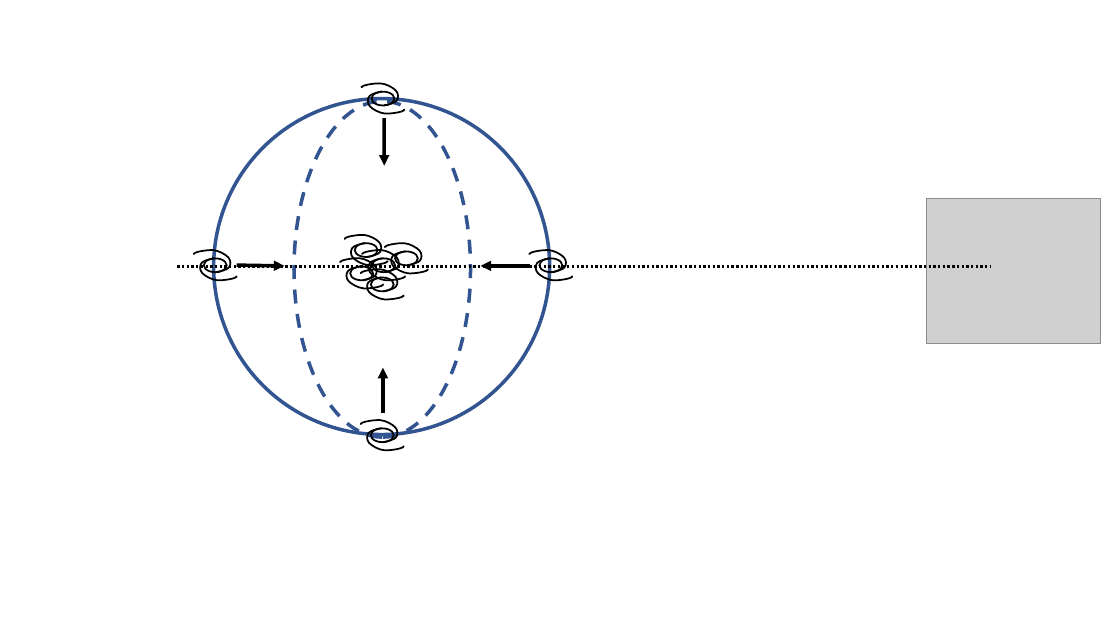
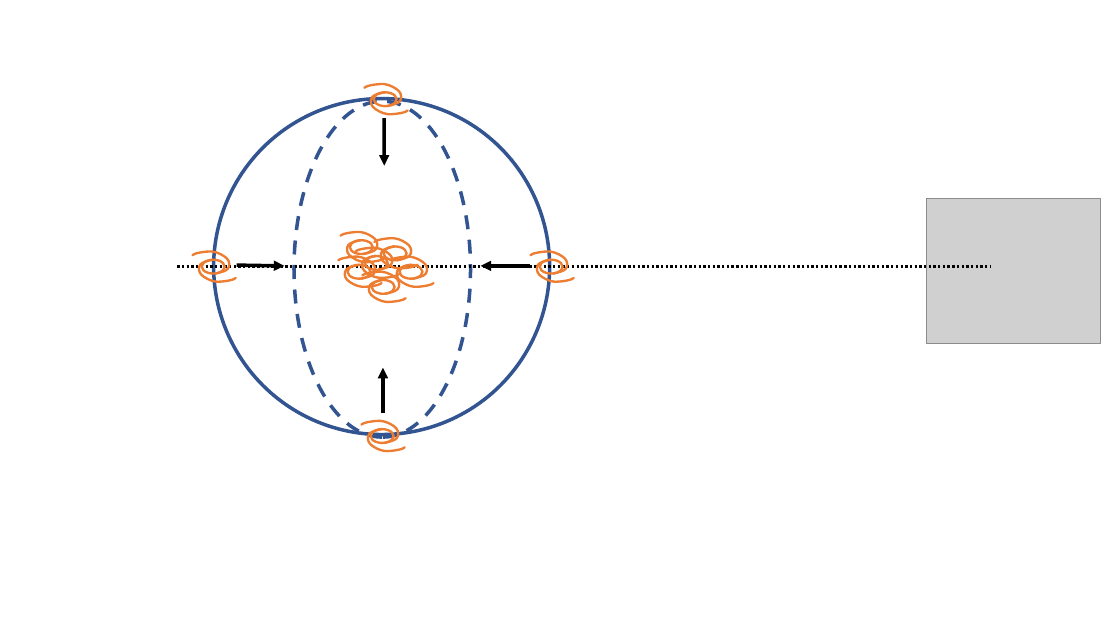
Before and after one commit to TEtourneau/Manuscript, a slide deck: slide 1 of plots/schema_rsd.pptx. Drawn at 1120x630 pixels with LibreOffice and Linux fonts; fonts in the diff are those of the drawing; grey boxes stand for pictures. Boxes give left, top, right and bottom in pixels: in the first picture for what was removed or moved away, otherwise in the second. Text is boxed around its words. In the diff, an @@ line names an element or a change of style, - is before the commit and + after.

```diff
--- a/plots/schema_rsd.pptx
+++ b/plots/schema_rsd.pptx
@@ freeform shape: place and size @@
-freeform shape at <box>361,83,397,105</box>
+freeform shape at <box>365,84,401,106</box>
@@ freeform shape added at <box>375,239,411,260</box>, outline #ED7D31 2 pt @@
@@ freeform shape: place and size @@
-freeform shape at <box>362,250,398,272</box>
+freeform shape at <box>356,248,392,270</box>
@@ freeform shape: place and size @@
-freeform shape at <box>369,258,405,280</box>
+freeform shape at <box>362,256,398,278</box>
@@ 2 freeform shapes, 2 ellipses: place and size @@
-2 freeform shapes, 2 ellipses at <box>344,235,395,272</box>
+2 freeform shapes, 2 ellipses at <box>341,232,387,270</box>
@@ freeform shape at <box>381,246,417,268</box>: outline #000000 1.5 pt to #ED7D31 2 pt; rotation 0 to 180 degrees; outline redrawn @@
@@ outline #000000 1.5 pt to #ED7D31 2 pt in 14 elements at <box>371,429,393,443</box>, <box>540,260,563,273</box>, <box>202,260,224,273</box>, <box>374,92,397,106</box>, <box>365,84,401,106</box>, <box>348,265,371,278</box>, <box>372,280,395,293</box>, <box>347,240,383,262</box>, <box>341,232,377,254</box>, <box>362,256,398,278</box>, <box>356,248,392,270</box>, <box>350,240,372,254</box>, <box>365,256,387,270</box>, <box>384,246,407,260</box> @@
@@ ellipse: place and size @@
-ellipse at <box>395,251,418,265</box>
+ellipse at <box>384,246,407,260</box>
@@ freeform shape at <box>391,257,427,279</box>: outline #000000 1.5 pt to #ED7D31 2 pt; rotation 180 to 0 degrees; outline redrawn @@
@@ freeform shape added at <box>397,265,433,287</box>, outline #ED7D31 2 pt @@
@@ ellipse added at <box>400,265,423,278</box>, outline #ED7D31 2 pt @@
@@ outline #000000 1.5 pt to #ED7D31 2 pt; outline redrawn in 11 elements at <box>362,421,398,443</box>, <box>368,429,404,451</box>, <box>193,251,229,273</box>, <box>339,257,375,279</box>, <box>531,251,567,273</box>, <box>199,260,235,281</box>, <box>537,260,573,281</box>, <box>371,92,407,114</box>, <box>344,265,381,287</box>, <box>363,271,399,293</box>, <box>369,280,405,302</box> @@
```
Also in this commit, not shown: 20 other files.
